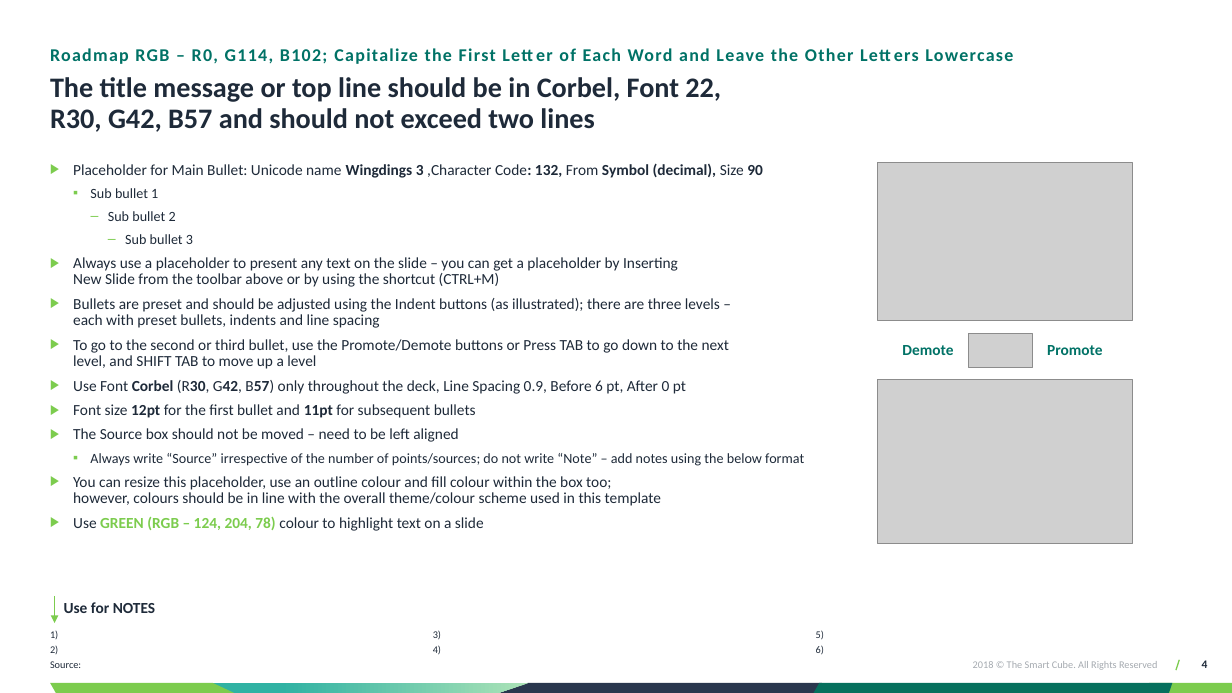
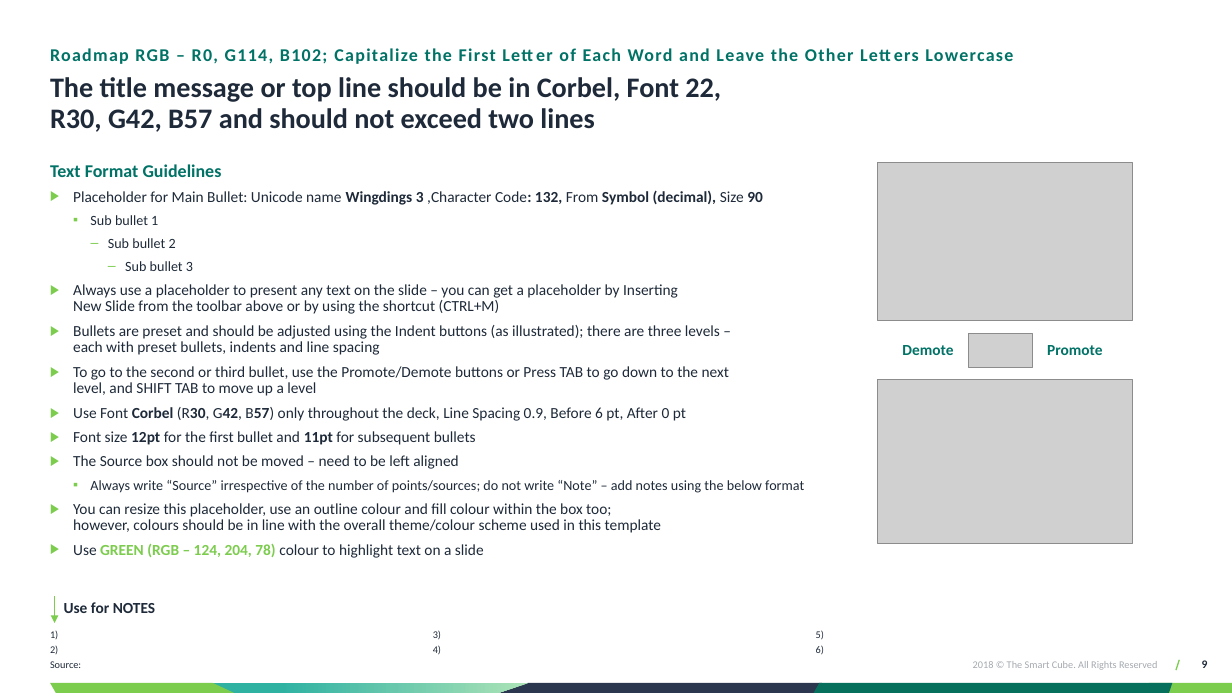
Before and after one commit to tdev131287/techandmate, a slide deck: slide 9 of TSCPPT_Addin/AppData/Template/Template_Automation.pptx (slide 4 before the commit). Drawn at 1232x693 pixels with LibreOffice and Linux fonts; fonts in the diff are those of the drawing; grey boxes stand for pictures; background and template pictures are left out. Boxes give left, top, right and bottom in pixels: in the first picture for what was removed or moved away, otherwise in the second. Text is boxed around its words. In the diff, an @@ line names an element or a change of style, - is before the commit and + after.

```diff
--- a/TSCPPT_Addin/AppData/Template/Template_Automation.pptx
+++ b/TSCPPT_Addin/AppData/Template/Template_Automation.pptx
@@ text at box(50, 164, 222, 177): paragraph added @@
+Text Format Guidelines
@@ text at box(108, 238, 176, 248): bullet ‒ to – @@
@@ page number at box(1202, 660, 1208, 668): text changed @@
-4
+9
```
Also in this commit, not shown: 12 other slides changed, 6 slides added, 1 slide removed, 56 other files.
